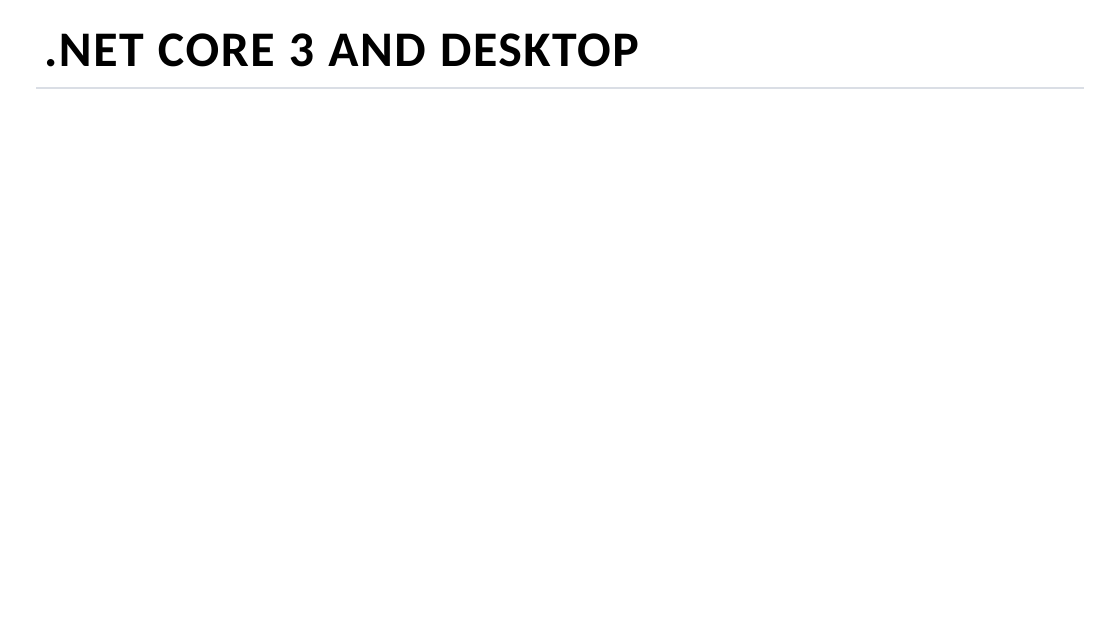
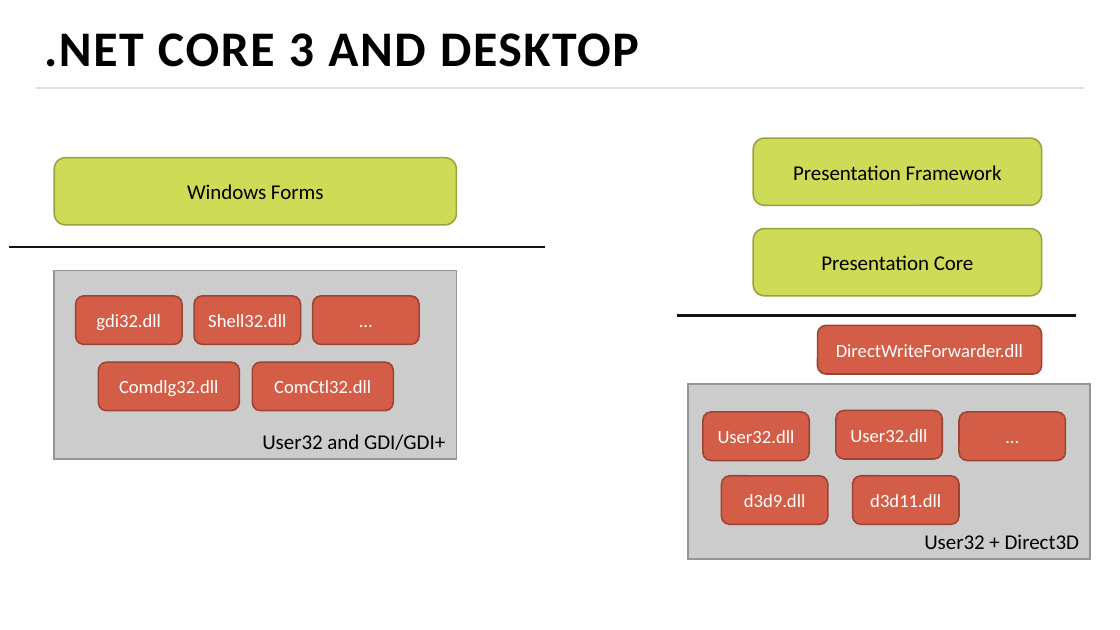
Before and after one commit to MihailRomanov/TechTalks_GUI_in_Net, a slide deck: slide 5 of presentation.pptx. Drawn at 1120x630 pixels with LibreOffice and Linux fonts; fonts in the diff are those of the drawing; background and template pictures are left out. Boxes give left, top, right and bottom in pixels: in the first picture for what was removed or moved away, otherwise in the second. Text is boxed around its words. In the diff, an @@ line names an element or a change of style, - is before the commit and + after.

```diff
--- a/presentation.pptx
+++ b/presentation.pptx
@@ rounded rectangle added at (x1=753, y1=138, x2=1042, y2=205), fill #CEDB56, outline #98A240 1 pt, 13.5 pt, text #000000 @@
+Presentation Framework
@@ rounded rectangle added at (x1=54, y1=158, x2=456, y2=225), fill #CEDB56, outline #98A240 1 pt, 13.5 pt, text #000000 @@
+Windows Forms
@@ rounded rectangle added at (x1=753, y1=228, x2=1042, y2=296), fill #CEDB56, outline #98A240 1 pt, 13.5 pt, text #000000 @@
+Presentation Core
@@ line added from (9, 248) to (545, 248), #141414 1.5 pt @@
@@ rectangle added at (x1=54, y1=271, x2=456, y2=459), fill #CCCCCC, outline #979797 1 pt, 13.5 pt, text #000000 @@
+User32 and GDI/GDI+
@@ rounded rectangle added at (x1=76, y1=296, x2=183, y2=344), fill #D35D47, outline #9C4535 1 pt, 12 pt, text #FFFFFF @@
+gdi32.dll
@@ rounded rectangle added at (x1=194, y1=296, x2=300, y2=344), fill #D35D47, outline #9C4535 1 pt, 12 pt, text #FFFFFF @@
+Shell32.dll
@@ rounded rectangle added at (x1=312, y1=296, x2=419, y2=344), fill #D35D47, outline #9C4535 1 pt, 12 pt, text #FFFFFF @@
+…
@@ line added from (676, 316) to (1076, 316), #141414 1.5 pt @@
@@ rounded rectangle added at (x1=818, y1=326, x2=1042, y2=374), fill #D35D47, outline #9C4535 1 pt, 12 pt, text #FFFFFF @@
+DirectWriteForwarder.dll
@@ rounded rectangle added at (x1=99, y1=362, x2=240, y2=410), fill #D35D47, outline #9C4535 1 pt, 12 pt, text #FFFFFF @@
+Comdlg32.dll
@@ rounded rectangle added at (x1=252, y1=362, x2=393, y2=410), fill #D35D47, outline #9C4535 1 pt, 12 pt, text #FFFFFF @@
+ComCtl32.dll
@@ rectangle added at (x1=688, y1=384, x2=1090, y2=559), fill #CCCCCC, outline #979797 1 pt, 13.5 pt, text #000000 @@
+User32 + Direct3D
@@ rounded rectangle added at (x1=703, y1=412, x2=810, y2=460), fill #D35D47, outline #9C4535 1 pt, 12 pt, text #FFFFFF @@
+User32.dll
@@ rounded rectangle added at (x1=836, y1=411, x2=942, y2=459), fill #D35D47, outline #9C4535 1 pt, 12 pt, text #FFFFFF @@
+User32.dll
@@ rounded rectangle added at (x1=959, y1=412, x2=1065, y2=460), fill #D35D47, outline #9C4535 1 pt, 12 pt, text #FFFFFF @@
+…
@@ rounded rectangle added at (x1=721, y1=476, x2=828, y2=524), fill #D35D47, outline #9C4535 1 pt, 12 pt, text #FFFFFF @@
+d3d9.dll
@@ rounded rectangle added at (x1=852, y1=476, x2=959, y2=524), fill #D35D47, outline #9C4535 1 pt, 12 pt, text #FFFFFF @@
+d3d11.dll
```
Also in this commit, not shown: 3 other slides changed, 10 slides added, 4 slides removed.
